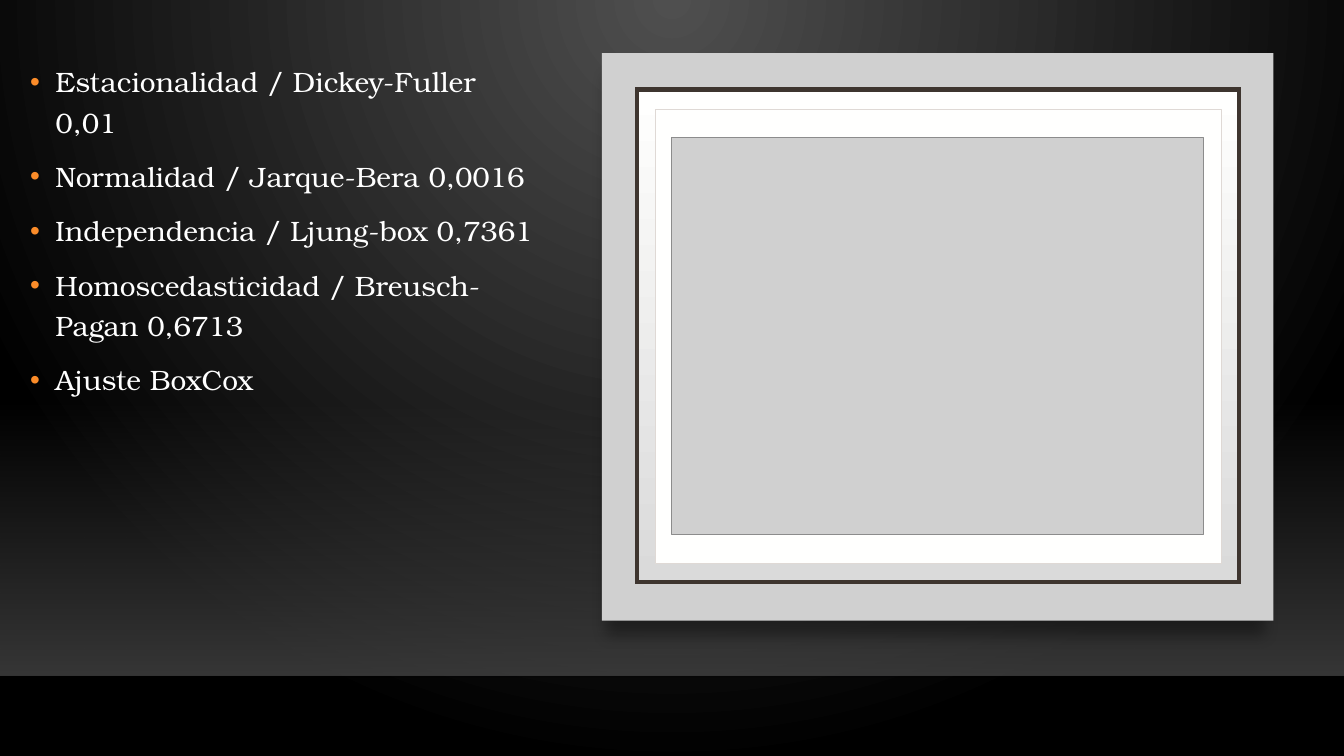
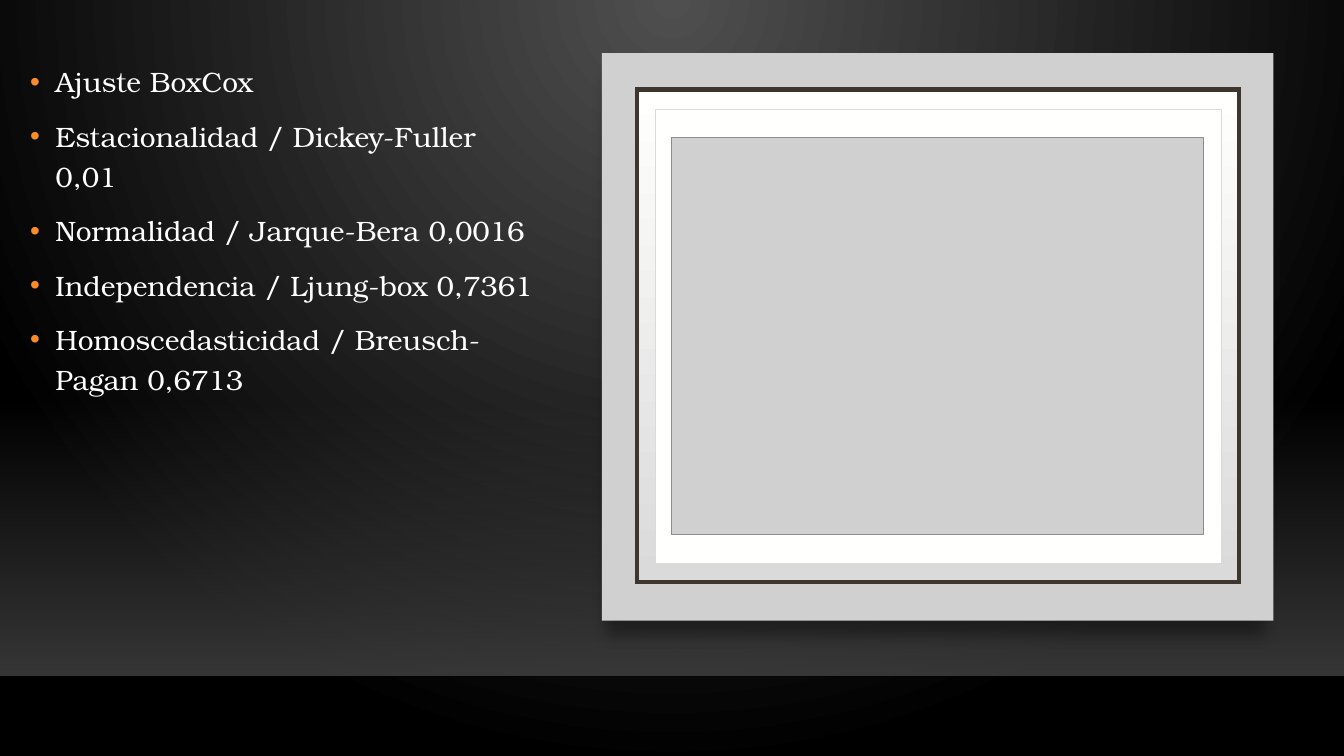
Before and after one commit to DanielAcevedoLaRivera/ProyectoR, a slide deck: slide 3 of Proyecto_final/Presentacion.pptx. Drawn at 1344x756 pixels with LibreOffice and Linux fonts; fonts in the diff are those of the drawing; grey boxes stand for pictures; background and template pictures are left out. Boxes give left, top, right and bottom in pixels: in the first picture for what was removed or moved away, otherwise in the second. Text is boxed around its words. In the diff, an @@ line names an element or a change of style, - is before the commit and + after.

```diff
--- a/Proyecto_final/Presentacion.pptx
+++ b/Proyecto_final/Presentacion.pptx
@@ text at bbox=[55, 72, 253, 99]: paragraph added @@
+• Ajuste BoxCox
@@ text at bbox=[55, 370, 253, 397]: paragraph removed @@
-• Ajuste BoxCox
```
Also in this commit, not shown: 1 other slide changed.
